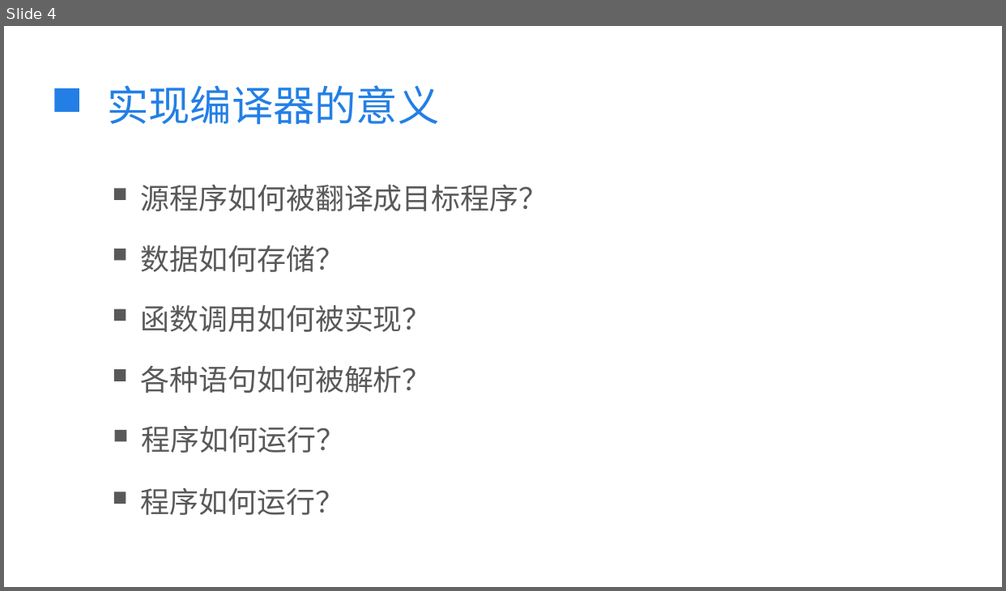
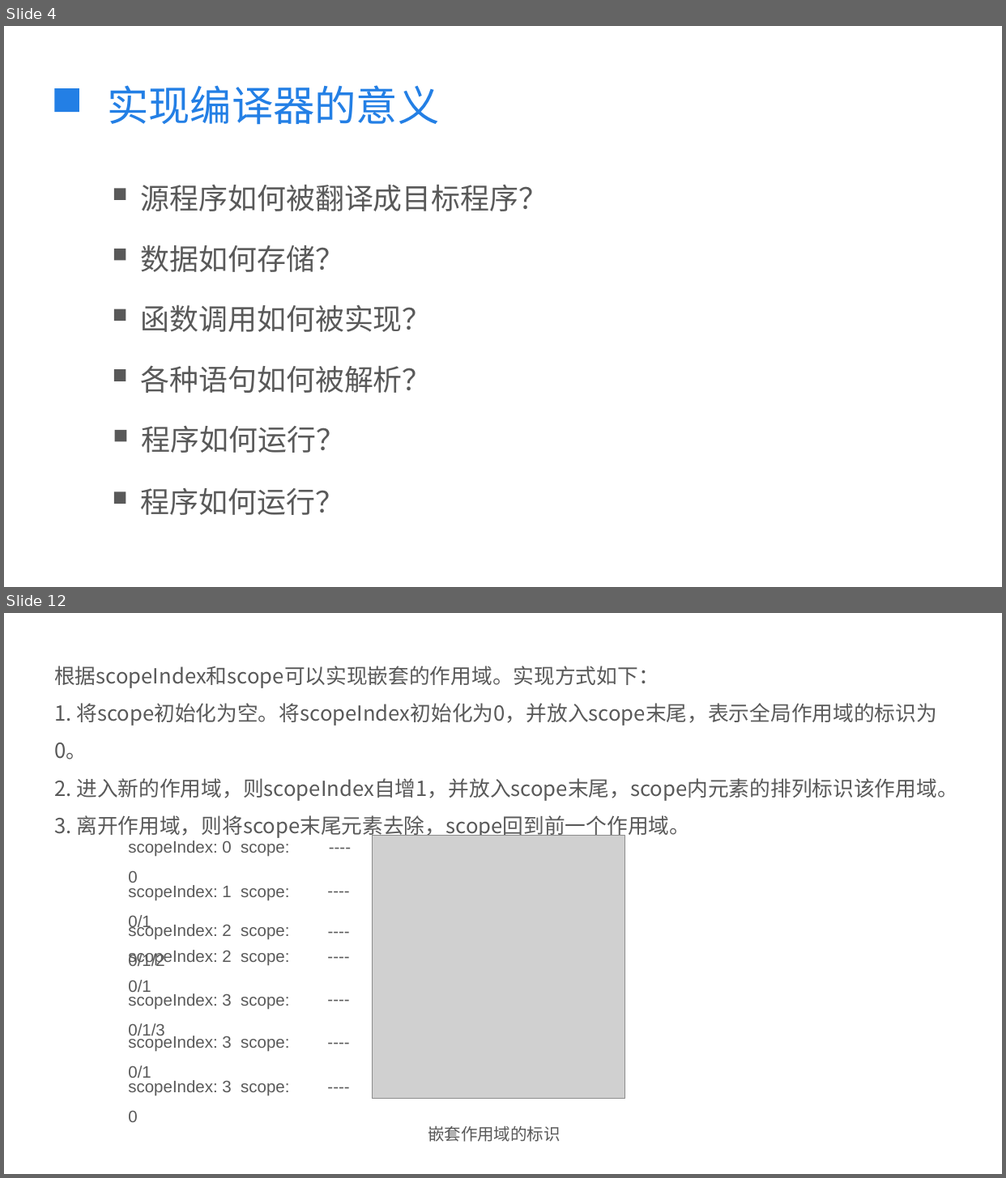
Before and after one commit to kkli28/cc, a slide deck: 论文相关/答辩ppt.pptx. Shown one above the other, each under a label of ours: slide 4 before the commit, slides 4 and 12 after it; the slides between them are not shown. The pictures are 1006x591 and 1006x1178 pixels, drawn with LibreOffice and Linux fonts; fonts in the diff are those of the drawing; grey boxes stand for pictures. Boxes give left, top, right and bottom in pixels: in the first picture for what was removed or moved away, otherwise in the second. Text is boxed around its words. In the diff, an @@ line names an element or a change of style, - is before the commit and + after.

```diff
--- a/论文相关/答辩ppt.pptx
+++ b/论文相关/答辩ppt.pptx
@@ slide 12 added at box(4, 613, 1002, 1174), background #FFFFFF @@
@@ text added at box(54, 666, 957, 839), 20 pt, text #595959 @@
+根据scopeIndex和scope可以实现嵌套的作用域。实现方式如下：
+1. 将scope初始化为空。将scopeIndex初始化为0，并放入scope末尾，表示全局作用域的标识为0。
+2. 进入新的作用域，则scopeIndex自增1，并放入scope末尾，scope内元素的排列标识该作用域。
+3. 离开作用域，则将scope末尾元素去除，scope回到前一个作用域。
@@ text added at box(322, 824, 373, 861), 16 pt, text #595959 @@
+----
@@ text added at box(128, 841, 289, 883), 16 pt, text #595959 @@
+scopeIndex: 0 scope: 0
@@ picture added at box(373, 835, 624, 1099) @@
@@ text added at box(321, 867, 374, 905), 16 pt, text #595959 @@
+----
@@ text added at box(128, 885, 289, 931), 16 pt, text #595959 @@
+scopeIndex: 1 scope: 0/1
@@ text added at box(128, 923, 289, 992), 16 pt, text #595959 @@
+scopeIndex: 2 scope: 0/1/2
@@ text added at box(321, 907, 374, 944), 16 pt, text #595959 @@
+----
@@ text added at box(128, 950, 289, 966), 16 pt, text #595959 @@
+scopeIndex: 2 scope: 0/1
@@ text added at box(321, 932, 374, 969), 16 pt, text #595959 @@
+----
@@ text added at box(321, 975, 374, 1013), 16 pt, text #595959 @@
+----
@@ text added at box(128, 994, 289, 1040), 16 pt, text #595959 @@
+scopeIndex: 3 scope: 0/1
@@ text added at box(321, 1019, 374, 1056), 16 pt, text #595959 @@
+----
@@ text added at box(128, 1035, 289, 1078), 16 pt, text #595959 @@
+scopeIndex: 3 scope: 0
@@ text added at box(321, 1063, 374, 1101), 16 pt, text #595959 @@
+----
@@ text added at box(128, 1080, 289, 1122), 16 pt, text #595959 @@
+scopeIndex: 3 scope: 0/1/3
@@ text added at box(428, 1126, 560, 1142), 16 pt, text #595959 @@
+嵌套作用域的标识
```
Also in this commit, not shown: 3 slides changed, 6 other slides added, 1 slide removed, 3 other files.
